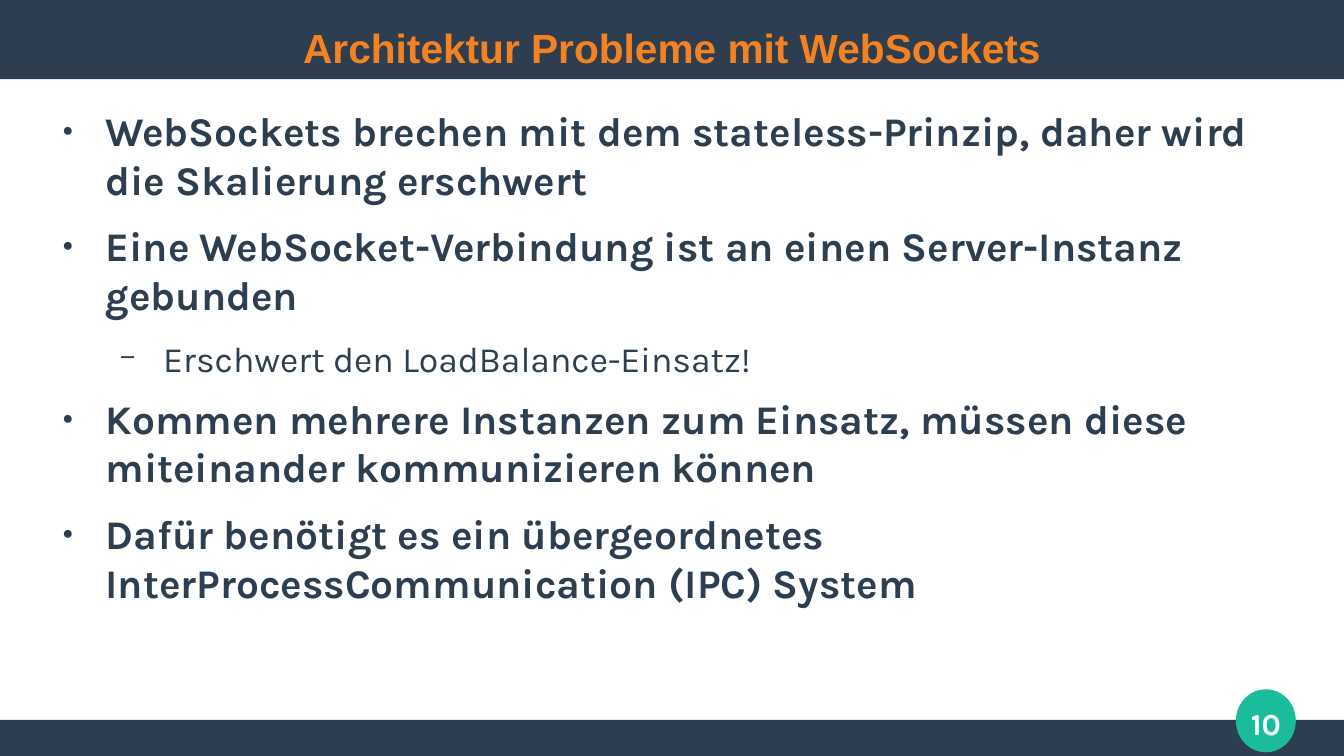
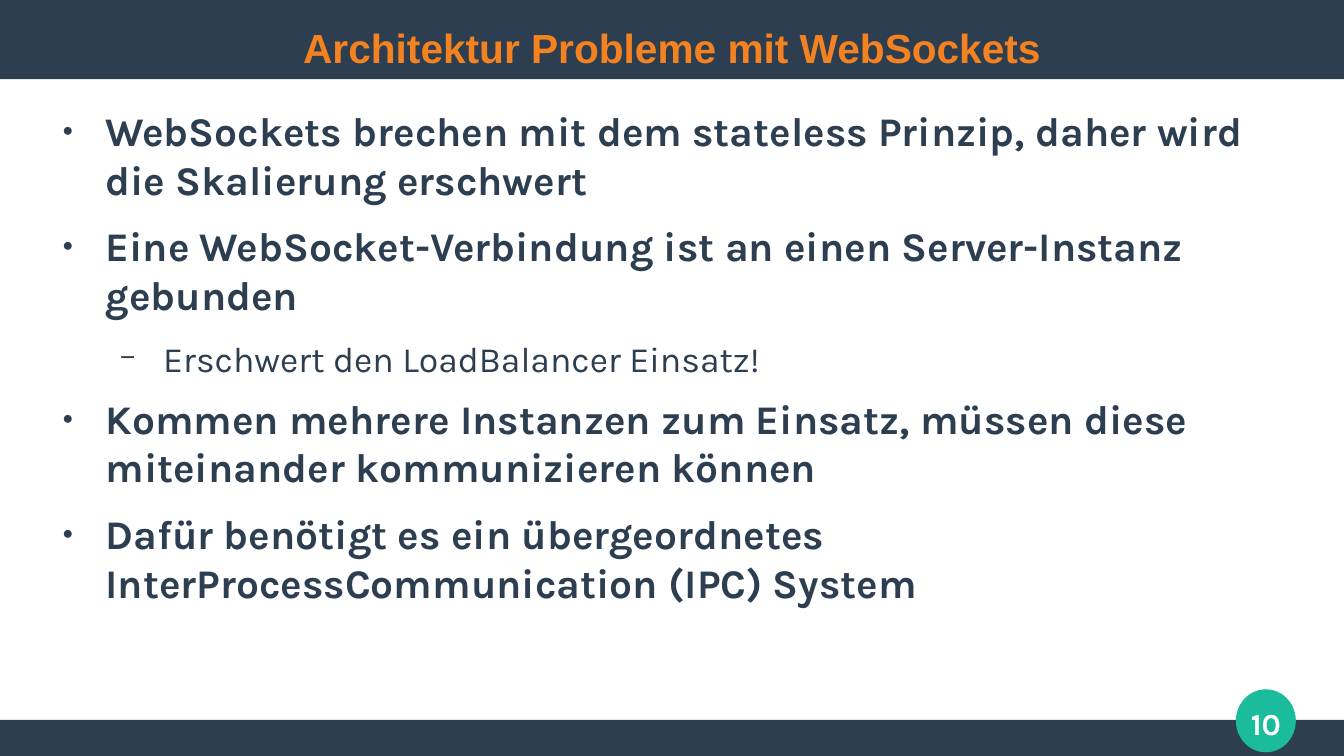
Before and after one commit to ghandmann/HS-AlbSig-WebAnwendungen2, a slide deck: slide 10 of Kapitel/09_WebSockets.odp. Drawn at 1344x756 pixels with LibreOffice and Linux fonts; fonts in the diff are those of the drawing. Boxes give left, top, right and bottom in pixels: in the first picture for what was removed or moved away, otherwise in the second. Text is boxed around its words. In the diff, an @@ line names an element or a change of style, - is before the commit and + after.

```diff
--- a/Kapitel/09_WebSockets.odp
+++ b/Kapitel/09_WebSockets.odp
@@ text at (x1=106, y1=117, x2=1242, y2=205): text changed @@
-● WebSockets brechen mit dem stateless-Prinzip, daher wird die Skalierung erschwert
+● WebSockets brechen mit dem stateless Prinzip, daher wird die Skalierung erschwert
@@ text at (x1=163, y1=347, x2=759, y2=373): text changed @@
-  − Erschwert den LoadBalance-Einsatz!
+  − Erschwert den LoadBalancer Einsatz!
```
Also in this commit, not shown: 3 other slides changed.
